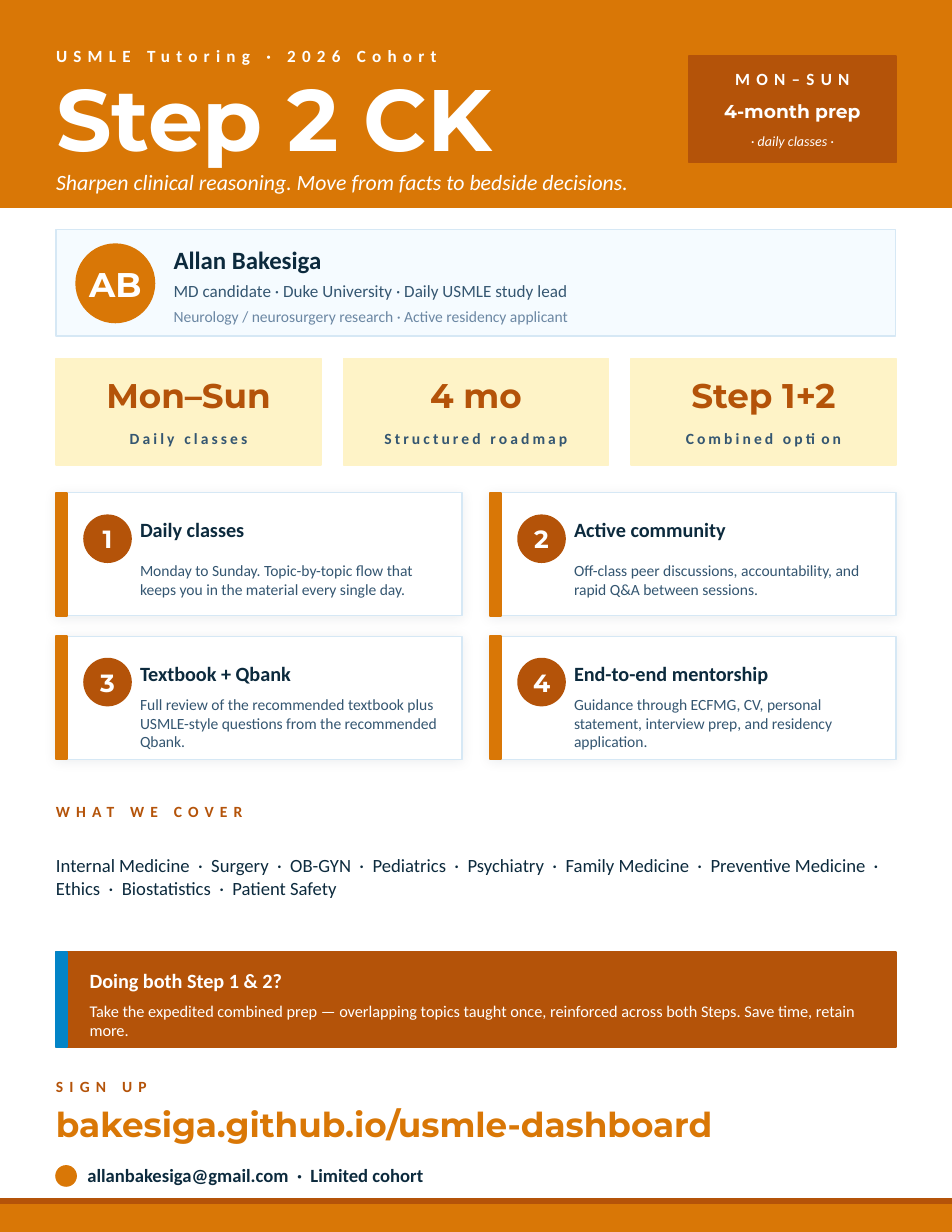
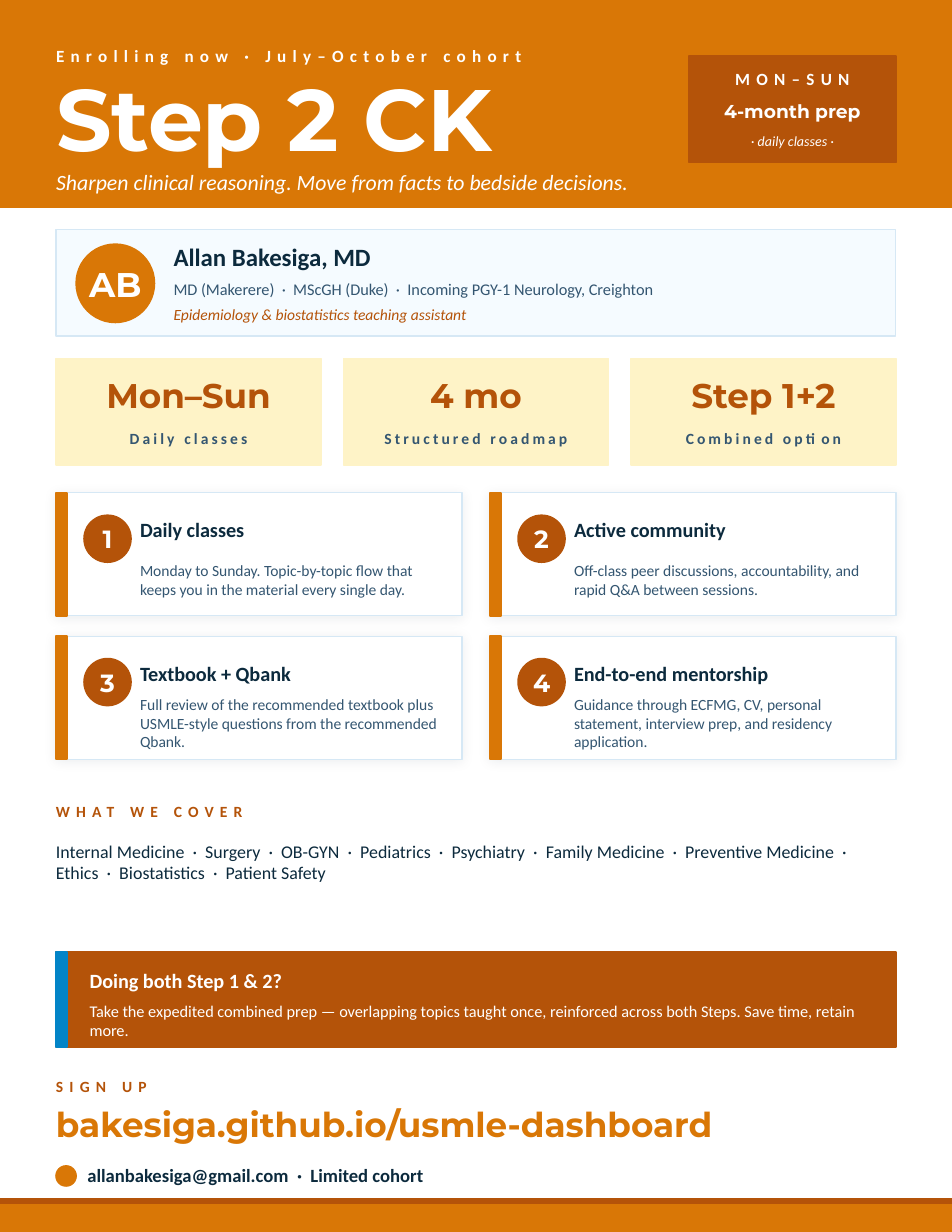
Before and after one commit to Bakesiga/usmle-dashboard, a slide deck: slide 1 of outputs/flyers/USMLE_Step2_Flyer.pptx. Drawn at 952x1232 pixels with LibreOffice and Linux fonts; fonts in the diff are those of the drawing. Boxes give left, top, right and bottom in pixels: in the first picture for what was removed or moved away, otherwise in the second. Text is boxed around its words. In the diff, an @@ line names an element or a change of style, - is before the commit and + after.

```diff
--- a/outputs/flyers/USMLE_Step2_Flyer.pptx
+++ b/outputs/flyers/USMLE_Step2_Flyer.pptx
@@ text at <box>56,50,521,65</box>: text changed @@
-USMLE Tutoring · 2026 Cohort
+Enrolling now · July–October cohort
@@ text at <box>174,248,370,271</box>: text changed @@
-Allan Bakesiga
+Allan Bakesiga, MD
@@ text at <box>174,283,653,298</box>: text changed; size 11 to 10.5 pt @@
-MD candidate · Duke University · Daily USMLE study lead
+MD (Makerere) · MScGH (Duke) · Incoming PGY-1 Neurology, Creighton
@@ text at <box>174,309,466,323</box>: text changed; text colour #6B87A3 to #B45309; italic on @@
-Neurology / neurosurgery research · Active residency applicant
+Epidemiology & biostatistics teaching assistant
@@ text "Internal Medicine · Surgery · ..." at <box>56,845,834,882</box>: size 12 to 11.5 pt @@
```
Also in this commit, not shown: 2 other files.
